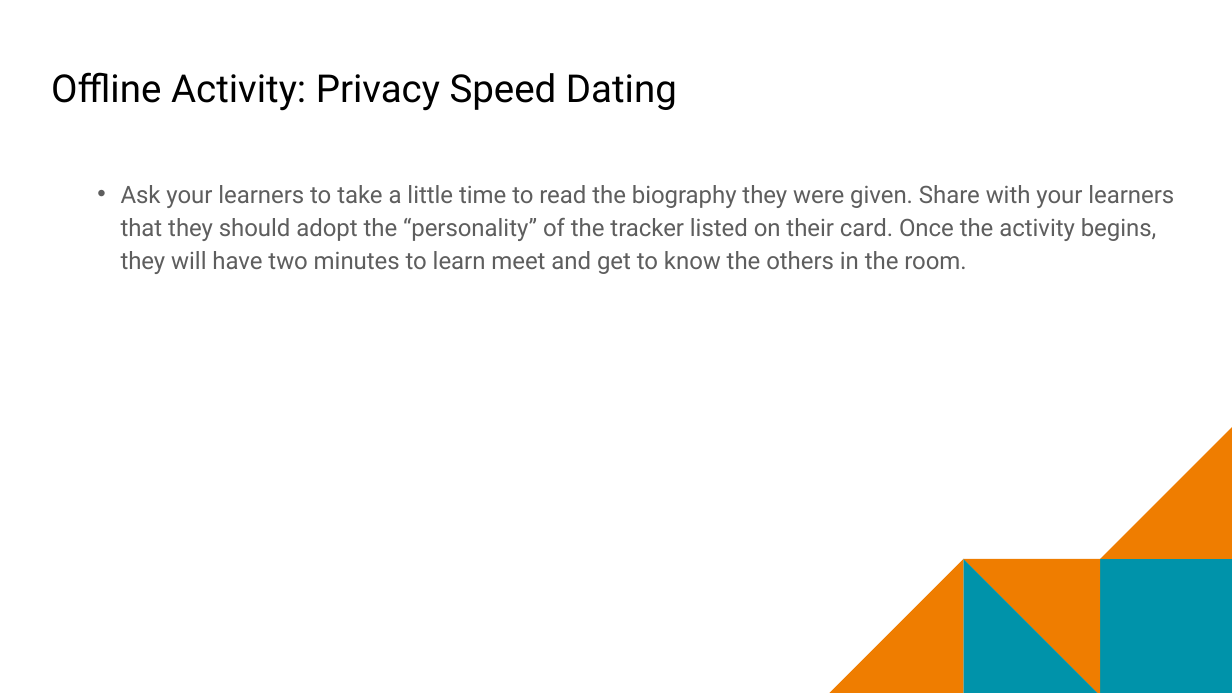
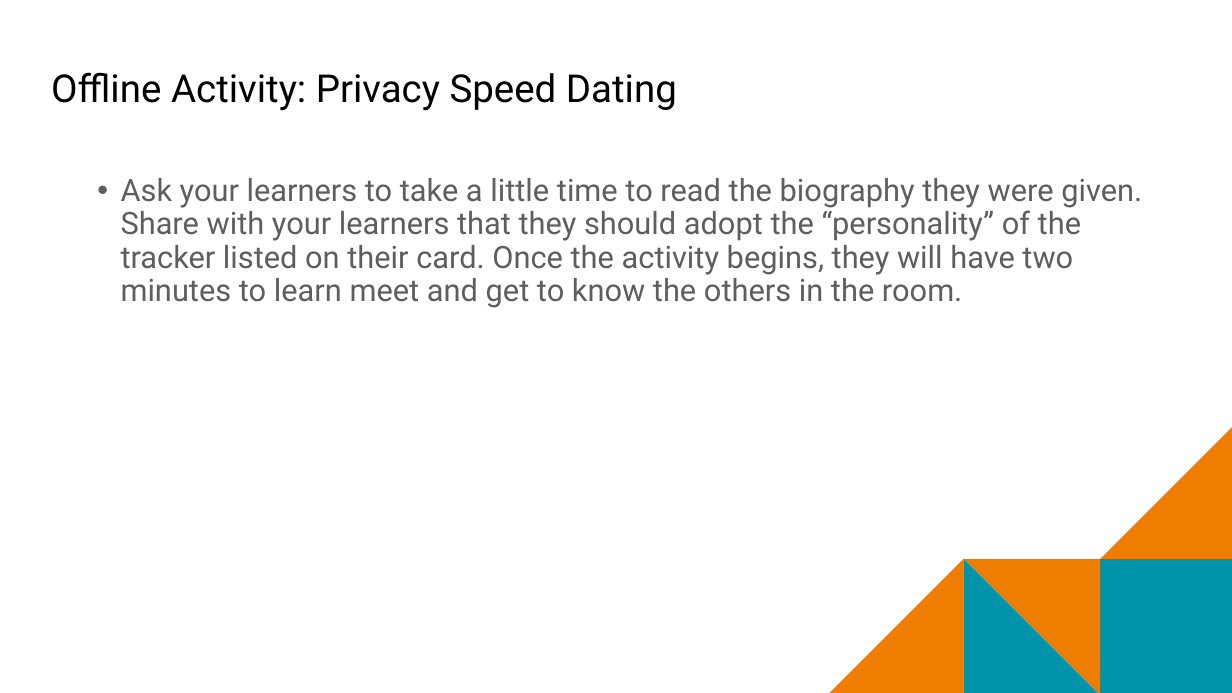
Before and after one commit to mr-eggleton/web-lit-core, a slide deck: slide 10 of final ppt/11-safety-first.pptx. Drawn at 1232x693 pixels with LibreOffice and Linux fonts; fonts in the diff are those of the drawing; background and template pictures are left out. Boxes give left, top, right and bottom in pixels: in the first picture for what was removed or moved away, otherwise in the second. Text is boxed around its words. In the diff, an @@ line names an element or a change of style, - is before the commit and + after.

```diff
--- a/final ppt/11-safety-first.pptx
+++ b/final ppt/11-safety-first.pptx
@@ text "Ask your learners to take ..." at (121,178,1142,308): size 18.7 to 24 pt; line spacing 1.15 to 0.9; less space between paragraphs @@
```
Also in this commit, not shown: 14 other slides changed, 2 slides added, 3 other files.
